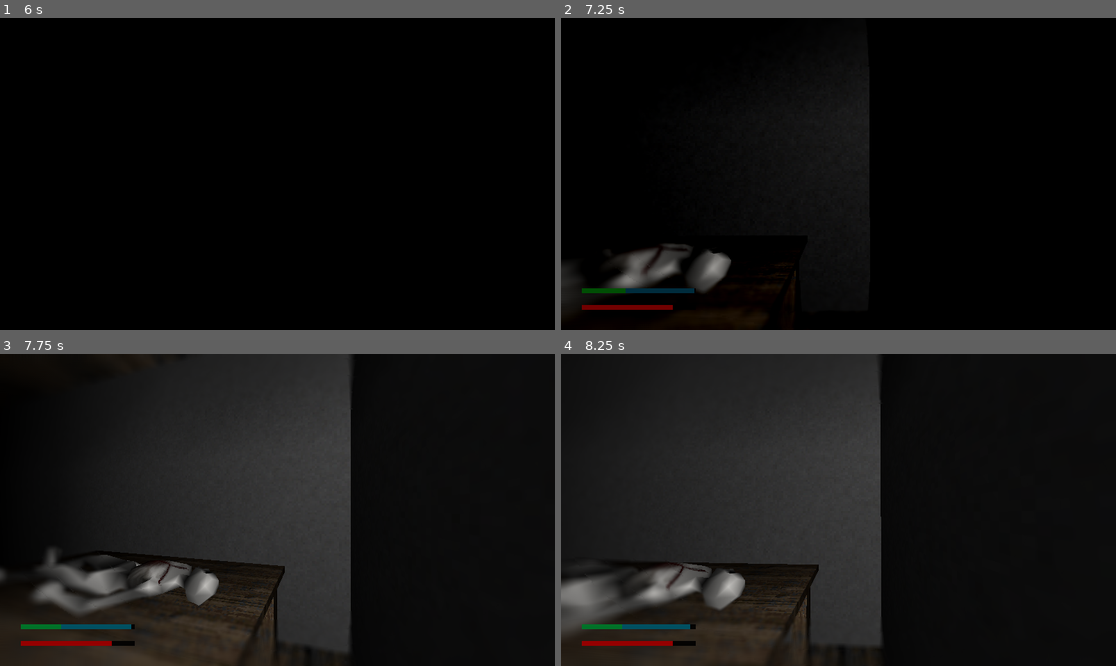
Above: before the commit, frames 1-4 (two rows, left to right).
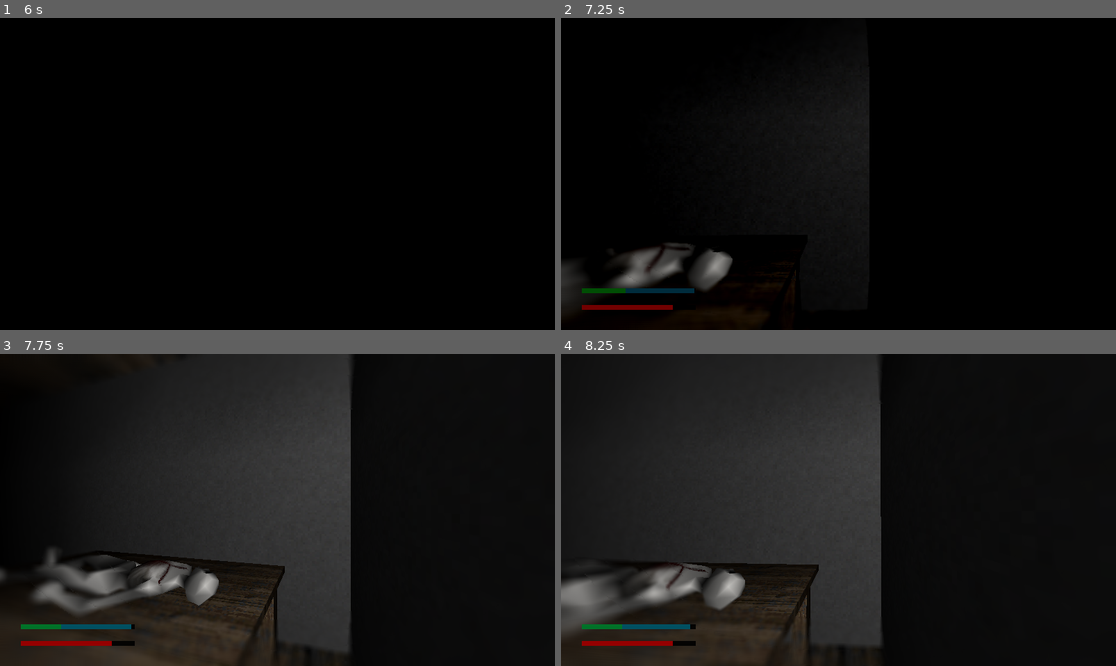
Above: after the commit, the same moments.

Repository: biotreq/aberration
Game: Godot game, scene res://Opening/Opening.tscn
Two runs of this game, one before a commit and one after it. Both use one fixed random seed, a clock stepped at 60 frames per second and the inputs below.
Inputs (mouse positions are in pixels of both pictures, inside the frame that each line leads up to):
- Up to frame 1 (6 s): tap Enter every 0.75 s from 0.5 to 3.5 s; move the mouse to (399, 158) at 0.52 s; hold D (move_right) 0.53-1.28 s; tap E (activate) at 0.6, 4.35 s; move the mouse to (166, 189) at 1.27 s; hold S (move_back) 1.28-2.03 s; click (166, 189) at 1.35 s; move the mouse to (333, 105) at 2.02 s; hold D (move_right) 2.03-2.78 s; right-click (333, 105) at 2.1 s; move the mouse to (249, 236) at 2.77 s; hold W (move_forward) 2.78-3.53 s; tap Shift (run) at 2.85 s; move the mouse to (444, 220) at 3.52 s; hold Enter 3.53-4.28 s; hold A (move_left) 3.53-5.03 s; move the mouse to (111, 127) at 4.27 s; move the mouse to (305, 174) at 5.02 s; hold S (move_back) 5.03-5.78 s; click (305, 174) at 5.1 s; move the mouse to (255, 167) at 5.77 s; hold D (move_right) from 5.78 s (still down); right-click (255, 167) at 5.85 s
- Up to frame 2 (7.25 s): move the mouse to (866, 174) at 6.52 s; release D (move_right) at 6.53 s; hold W (move_forward) from 6.53 s (still down); hold Shift (run) from 6.53 s (still down)
- Up to frame 3 (7.75 s): keep holding W (move_forward); move the mouse to (249, 510) at 7.27 s; release Shift (run) at 7.28 s; tap Enter at 7.35 s
- Up to frame 4 (8.25 s): keep holding W (move_forward); move the mouse to (849, 503) at 8.02 s; tap E (activate) at 8.1 s

Frame 1 is identical in both runs. In frame 2, 0.2% of the frame differs, in the area x 11-43%, y 72-88%; in frame 3, less than 0.1%; in frame 4, less than 0.1%.

Commit message:
Make player move backwards slower to discourage backpedaling

Diff:
--- a/Player/Control.gd
+++ b/Player/Control.gd
@@ -26,6 +26,8 @@
 	var input_dir := Input.get_vector('move_left', 'move_right', 'move_forward', 'move_back')
 	var direction := (transform.basis * Vector3(input_dir.x, 0, input_dir.y)).normalized()
 	if direction and can_move:
+		if input_dir.y > 0:
+			direction *= 0.5
 		var is_running := Input.is_action_pressed('run')
 		var move_speed = speed * 1.8 if is_running else speed
 		velocity.x = direction.x * move_speed
